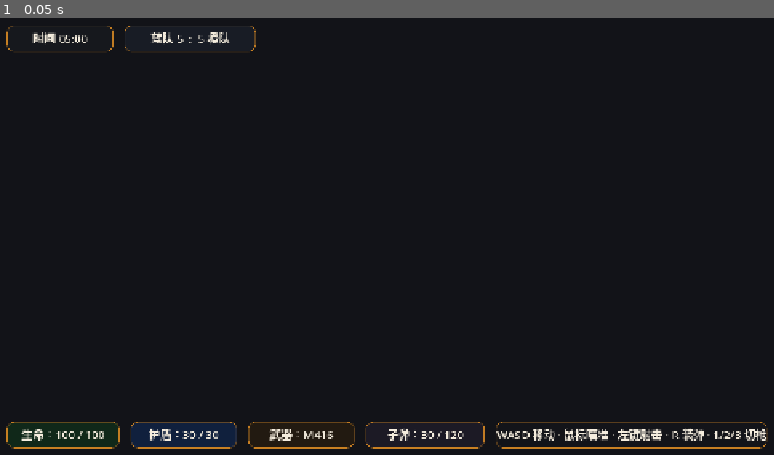
Above: before the commit, frame 1.
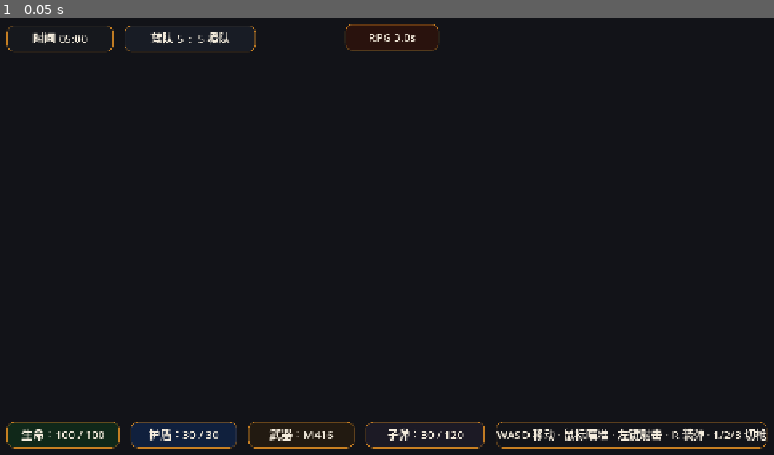
Above: after the commit, the same moment.

Repository: AltenLi/ac_fps_android_game
Game: Godot game, scene res://scenes/hud.tscn
Same seed, same stepped clock (60 frames per second), same inputs: the game is played once before the commit and once after it. This scene is started directly instead of the project's main scene.
Inputs:
- Up to frame 1 (0.05 s): no input

The runs differ from the first frame. In frame 1, 0.1% of the frame differs, in the area x 44-57%, y 1-8%.

Commit message:
Add auto RPG cooldown display

Diff:
--- a/scripts/hud.gd
+++ b/scripts/hud.gd
@@ -3,6 +3,7 @@
 var manager: MatchManager = null
 var timer_label: Label
 var score_label: Label
+var auto_rpg_label: Label
 var health_label: Label
 var shield_label: Label
 var weapon_label: Label
@@ -211,6 +212,8 @@
 	timer_label.text = "时间 %02d:%02d" % [minutes, seconds % 60]
 	score_label.text = "蓝队 %d  :  %d 橙队" % [manager.get_living_count("blue"), manager.get_living_count("orange")]
 	weapon_label.text = "武器：%s" % manager.get_current_weapon_name()
+	if auto_rpg_label != null and manager.player != null:
+		auto_rpg_label.text = "RPG %.1fs" % manager.player.get_auto_rpg_remaining()
 	_update_crosshair(delta)
 	_update_scope_overlay()
 	_update_vignette(delta)
@@ -471,6 +474,17 @@
 	score_label = _make_pill_label("蓝队 5  :  5 橙队", Color(0.1, 0.12, 0.16, 0.76), 210)
 	top.add_child(score_label)
 
+	auto_rpg_label = _make_pill_label("RPG 3.0s", Color(0.18, 0.07, 0.04, 0.82), 150)
+	auto_rpg_label.anchor_left = 0.5
+	auto_rpg_label.anchor_right = 0.5
+	auto_rpg_label.anchor_top = 0.0
+	auto_rpg_label.anchor_bottom = 0.0
+	auto_rpg_label.offset_left = -75
+	auto_rpg_label.offset_right = 75
+	auto_rpg_label.offset_top = 18
+	auto_rpg_label.offset_bottom = 60
+	root.add_child(auto_rpg_label)
+
 	var bottom := HBoxContainer.new()
 	bottom.mouse_filter = Control.MOUSE_FILTER_IGNORE
 	bottom.anchor_left = 0.0
--- a/scripts/mobile_controls.gd
+++ b/scripts/mobile_controls.gd
@@ -250,7 +250,7 @@
 	grenade_btn.anchor_top = 1.0
 	grenade_btn.anchor_right = 1.0
 	grenade_btn.anchor_bottom = 1.0
-	grenade_btn.offset_left = -RIGHT_FIRE_MARGIN_X - FIRE_BUTTON_DIAMETER - ACTION_BUTTON_GAP - GRENADE_BUTTON_DIAMETER
+	grenade_btn.offset_left = -RIGHT_FIRE_MARGIN_X - FIRE_BUTTON_DIAMETER * 0.50 - GRENADE_BUTTON_DIAMETER * 0.50
 	grenade_btn.offset_top = -RIGHT_FIRE_MARGIN_Y - FIRE_BUTTON_DIAMETER - ACTION_BUTTON_GAP - GRENADE_BUTTON_DIAMETER
 	grenade_btn.offset_right = grenade_btn.offset_left + GRENADE_BUTTON_DIAMETER
 	grenade_btn.offset_bottom = grenade_btn.offset_top + GRENADE_BUTTON_DIAMETER
@@ -363,7 +363,7 @@
 	return Rect2(Vector2(viewport_size.x - RIGHT_FIRE_MARGIN_X - FIRE_BUTTON_DIAMETER - ACTION_BUTTON_GAP - SCOPE_BUTTON_DIAMETER, viewport_size.y - RIGHT_FIRE_MARGIN_Y - FIRE_BUTTON_DIAMETER - SCOPE_BUTTON_DIAMETER - 14.0), Vector2(SCOPE_BUTTON_DIAMETER, SCOPE_BUTTON_DIAMETER))
 
 func _grenade_rect(viewport_size: Vector2) -> Rect2:
-	return Rect2(Vector2(viewport_size.x - RIGHT_FIRE_MARGIN_X - FIRE_BUTTON_DIAMETER - ACTION_BUTTON_GAP - GRENADE_BUTTON_DIAMETER, viewport_size.y - RIGHT_FIRE_MARGIN_Y - FIRE_BUTTON_DIAMETER - ACTION_BUTTON_GAP - GRENADE_BUTTON_DIAMETER), Vector2(GRENADE_BUTTON_DIAMETER, GRENADE_BUTTON_DIAMETER))
+	return Rect2(Vector2(viewport_size.x - RIGHT_FIRE_MARGIN_X - FIRE_BUTTON_DIAMETER * 0.50 - GRENADE_BUTTON_DIAMETER * 0.50, viewport_size.y - RIGHT_FIRE_MARGIN_Y - FIRE_BUTTON_DIAMETER - ACTION_BUTTON_GAP - GRENADE_BUTTON_DIAMETER), Vector2(GRENADE_BUTTON_DIAMETER, GRENADE_BUTTON_DIAMETER))
 
 func _prone_rect(viewport_size: Vector2) -> Rect2:
 	return Rect2(Vector2(viewport_size.x - RIGHT_FIRE_MARGIN_X - FIRE_BUTTON_DIAMETER * 0.42 - PRONE_BUTTON_DIAMETER * 0.5 …(209 unchanged characters)…
--- a/scripts/player_controller.gd
+++ b/scripts/player_controller.gd
@@ -28,6 +28,11 @@
 const GRENADE_RADIUS := 5.2
 const GRENADE_SPEED := 22.0
 const GRENADE_RANGE := 38.0
+const AUTO_RPG_COOLDOWN := 3.0
+const AUTO_RPG_DAMAGE := 95.0
+const AUTO_RPG_RADIUS := 5.0
+const AUTO_RPG_SPEED := 32.0
+const AUTO_RPG_RANGE := 120.0
 
 var team := "blue"
 var enemy_team := "orange"
@@ -57,6 +62,7 @@
 var _target_fov := BASE_CAMERA_FOV
 var _air_jumps_used := 0
 var _next_grenade_time := 0.0
+var _auto_rpg_timer := AUTO_RPG_COOLDOWN
 var _is_prone := false
 var _collision_shape: CollisionShape3D
 var _body_capsule: CapsuleShape3D
@@ -142,6 +148,9 @@
 
 func get_health() -> Health:
 	return health
+
+func get_auto_rpg_remaining() -> float:
+	return maxf(0.0, _auto_rpg_timer)
 
 func _input(event: InputEvent) -> void:
 	if _dead or (match_manager != null and match_manager.match_over):
@@ -180,6 +189,7 @@
 			_follow_spectate_target(delta)
 		return
 	_apply_movement(delta)
+	_update_auto_rpg(delta)
 	_update_scope_zoom(delta)
 	_apply_recoil(delta)
 	_apply_weapon_bob(delta)
@@ -257,6 +267,24 @@
 	var direction := -camera.global_transform.basis.z
 	grenade.global_position = camera.global_position + direction * 0.85 + Vector3(0, -0.16, 0)
 	grenade.setup(direction + Vector3(0, 0.08, 0), self, enemy_team, GRENADE_DAMAGE, GRENADE_RADIUS, GRENADE_SPEED, GRENADE_RANGE)
+
+func _update_auto_rpg(delta: float) -> void:
+	if camera == null:
+		return
+	_auto_rpg_timer -= delta
+	if _auto_rpg_timer > 0.0:
+		return
+	_fire_auto_rpg()
+	_auto_rpg_timer = AUTO_RPG_COOLDOWN
+
+func _fire_auto_rpg() -> void:
+	var rocket := GRENADE_PROJECTILE_SCENE.instantiate()
+	get_tree().current_scene.add_child(rocket)
+	var direction := -camera.global_transform.basis.z
+	var launch_pos := camera.global_position + direction * 1.05 + Vector3(0, -0.10, 0)
+	rocket.global_position = launch_pos
+	rocket.setup(direction, self, enemy_team, AUTO_RPG_DAMAGE, AUTO_RPG_RADIUS, AUTO_RPG_SPEED, AUTO_RPG_RANGE)
+	SoundManager.play_shot("rpg", launch_pos, true)
 
 func _apply_weapon_bob(delta: float) -> void:
 	if weapon_holder == null:
--- a/tests/test_mobile_controls.gd
+++ b/tests/test_mobile_controls.gd
@@ -53,6 +53,11 @@
 	t.is_true(mobile_text.contains("func _grenade_rect(viewport_size: Vector2)"), "Grenade hit area should be explicit")
 	t.is_true(player_text.contains("func mobile_throw_grenade()"), "Player should expose mobile grenade throwing")
 	t.is_true(player_text.contains("GRENADE_PROJECTILE_SCENE"), "Grenade should use the projectile scene")
+	t.is_true(player_text.contains("AUTO_RPG_COOLDOWN := 3.0"), "Auto RPG should fire every three seconds")
+	t.is_true(player_text.contains("func get_auto_rpg_remaining()"), "Player should expose auto RPG countdown")
+	t.is_true(player_text.contains("func _fire_auto_rpg()"), "Player should auto-fire RPG projectiles")
+	t.is_true(hud_text.contains("auto_rpg_label"), "HUD should show auto RPG countdown")
+	t.is_true(hud_text.contains("RPG %.1fs"), "RPG countdown should be shown at the top")
 	t.is_true(player_text.contains("PRONE_BODY_HEIGHT := STANDING_BODY_HEIGHT / 5.0"), "Prone height should be one fifth of standing height")
 	t.is_true(player_text.contains("func mobile_toggle_prone()"), "Player should expose mobile prone toggling")
 	t.is_true(mobile_text.contains("PRONE_BUTTON_DIAMETER := 88.0"), "Mobile controls should include a prone button")
